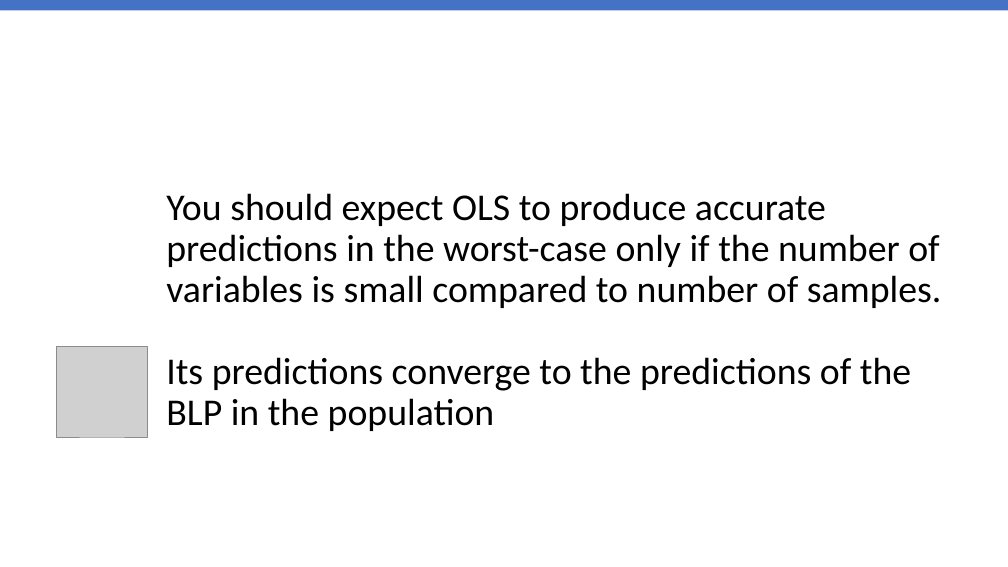
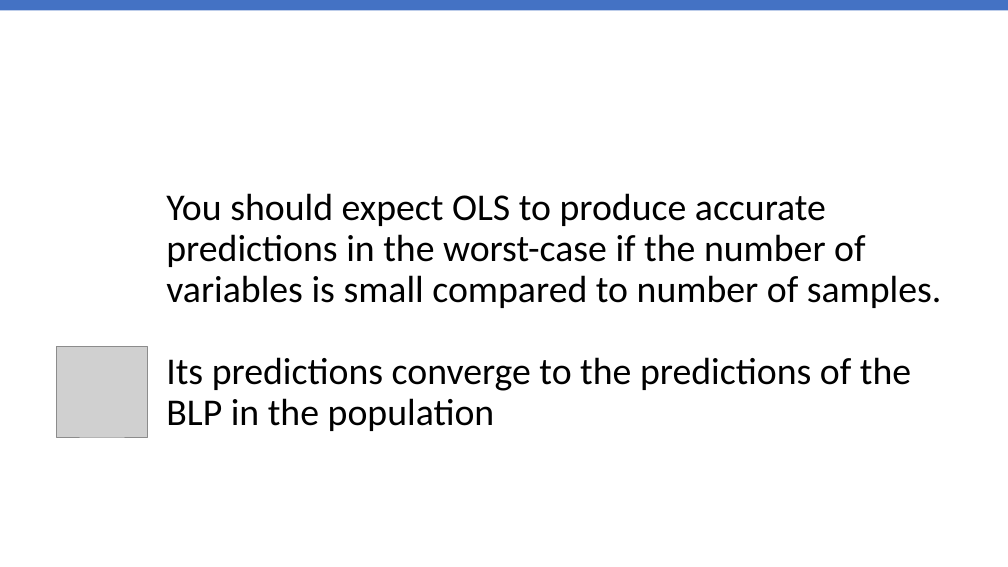
Before and after one commit to stanford-msande228/winter24, a slide deck: slide 22 of assets/presentations/MSANDE228_Lecture3_Inference_in_Linear_Models.pptx. Drawn at 1008x567 pixels with LibreOffice and Linux fonts; fonts in the diff are those of the drawing; grey boxes stand for pictures. Boxes give left, top, right and bottom in pixels: in the first picture for what was removed or moved away, otherwise in the second. Text is boxed around its words. In the diff, an @@ line names an element or a change of style, - is before the commit and + after.

Commit message:
Updated slides

```diff
--- a/assets/presentations/MSANDE228_Lecture3_Inference_in_Linear_Models.pptx
+++ b/assets/presentations/MSANDE228_Lecture3_Inference_in_Linear_Models.pptx
@@ title at [166, 193, 942, 431]: text changed @@
-You should expect OLS to produce accurate predictions in the worst-case only if the number of variables is small compared to number of samples.
-Its predictions converge to the predictions of the BLP in the population
+You should expect OLS to produce accurate predictions in the worst-case if the number of variables is small compared to number of samples.
+Its predictions converge to the predictions of the BLP in the population
```
Also in this commit, not shown: 13 other files.
